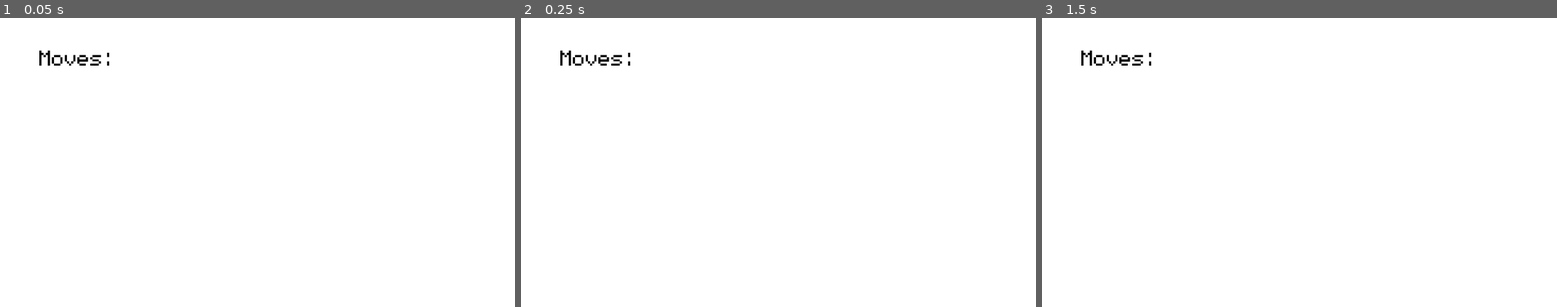
Above: before the commit, frames 1-3 (left to right).
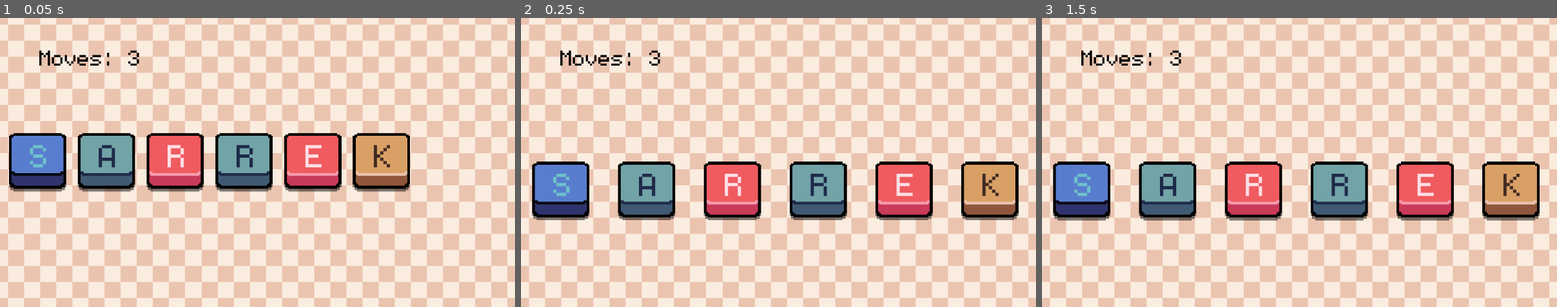
Above: after the commit, the same moments.

Repository: lohchness/Swivle
Game: Godot game, scene res://scenes/Game.tscn
Two runs of this game, one before a commit and one after it. Both use one fixed random seed, a clock stepped at 60 frames per second and the inputs below.
Inputs (mouse positions are in pixels of both pictures, inside the frame that each line leads up to):
- Up to frame 1 (0.05 s): no input
- Up to frame 2 (0.25 s): no input
- Up to frame 3 (1.5 s): tap Enter at 0.5 s; move the mouse to (1412, 148) at 0.52 s; tap Space (Pivot) at 0.6, 1.25, 1.35 s; click (1412, 148) at 0.67 s; move the mouse to (1196, 176) at 1.27 s; click (1196, 176) at 1.42 s

The runs differ from the first frame. In frame 1, 100% of the frame differs, in the area x 0-100%, y 0-100%; in frame 2, 100%; in frame 3, 100%.
Error before the commit: Parse Error: Preload file "res://key.tscn" does not exist. (res://scripts/Game.gd:3)

Commit message:
Theme Overhaul
New sprite texture, background, wiggle on mouse hover

Diff:
--- a/scenes/Game.tscn
+++ b/scenes/Game.tscn
@@ -1,23 +1,28 @@
-[gd_scene load_steps=5 format=3 uid="uid://ccrooakwud30n"]
+[gd_scene load_steps=6 format=3 uid="uid://ccrooakwud30n"]
 
 [ext_resource type="Script" path="res://scripts/Game.gd" id="1_d0sg0"]
 [ext_resource type="PackedScene" uid="uid://dwr7ox45xkroh" path="res://scenes/processor.tscn" id="2_ahnbo"]
+[ext_resource type="Texture2D" uid="uid://dk1kerf8rp1vw" path="res://assets/Background.png" id="2_eqalo"]
 [ext_resource type="PackedScene" uid="uid://c0pf0xo0db3ml" path="res://scenes/hand.tscn" id="3_ep3bm"]
 [ext_resource type="FontFile" uid="uid://cdlnld13sd0o2" path="res://assets/monogram.ttf" id="4_wd400"]
 
 [node name="Game" type="Node2D"]
 script = ExtResource("1_d0sg0")
 
-[node name="Background" type="ColorRect" parent="."]
-offset_right = 1152.0
-offset_bottom = 648.0
-mouse_filter = 1
+[node name="Checkerboard" type="Sprite2D" parent="."]
+texture_filter = 1
+texture_repeat = 2
+position = Vector2(1225, 407)
+scale = Vector2(2.25143, 2.25143)
+texture = ExtResource("2_eqalo")
+region_enabled = true
+region_rect = Rect2(0, 0, 1200, 700)
 
 [node name="WordProcessor" parent="." instance=ExtResource("2_ahnbo")]
 
 [node name="Hand" parent="." instance=ExtResource("3_ep3bm")]
 
-[node name="Label" type="Label" parent="."]
+[node name="MoveCounter" type="Label" parent="."]
 offset_left = 88.0
 offset_top = 56.0
 offset_right = 291.0
--- a/scenes/key.tscn
+++ b/scenes/key.tscn
@@ -1,40 +1,69 @@
-[gd_scene load_steps=5 format=3 uid="uid://inpx7swyy2bd"]
+[gd_scene load_steps=9 format=3 uid="uid://inpx7swyy2bd"]
 
-[ext_resource type="Texture2D" uid="uid://b6q2tfc77g5qi" path="res://assets/key.png" id="1_6ebup"]
 [ext_resource type="Script" path="res://scripts/Key.gd" id="2_oxq1a"]
+[ext_resource type="Texture2D" uid="uid://d3r48w31qn01h" path="res://assets/Key/Border.png" id="3_il7bf"]
 [ext_resource type="FontFile" uid="uid://cdlnld13sd0o2" path="res://assets/monogram.ttf" id="3_oxo1i"]
+[ext_resource type="Texture2D" uid="uid://dpa4tvf541jba" path="res://assets/Key/Top.png" id="4_40fdi"]
+[ext_resource type="Texture2D" uid="uid://6n3smtq2oekm" path="res://assets/Key/Edge.png" id="5_qb2i0"]
+[ext_resource type="Texture2D" uid="uid://bi8ji6hhebacl" path="res://assets/Key/Side.png" id="6_58xjk"]
+[ext_resource type="Texture2D" uid="uid://co2djgpqbta0a" path="res://assets/Key/Shade.png" id="7_gbvy2"]
 
 [sub_resource type="RectangleShape2D" id="RectangleShape2D_trt54"]
 size = Vector2(127.75, 127.25)
 
-[node name="Key" type="Sprite2D"]
+[node name="Key" type="Node2D"]
 texture_filter = 1
-texture = ExtResource("1_6ebup")
-centered = false
 script = ExtResource("2_oxq1a")
 metadata/_edit_vertical_guides_ = [128.0, 64.0]
 metadata/_edit_horizontal_guides_ = [128.0, 64.0]
 
+[node name="Area2D" type="Area2D" parent="."]
+
+[node name="CollisionShape2D" type="CollisionShape2D" parent="Area2D"]
+position = Vector2(64, 64)
+shape = SubResource("RectangleShape2D_trt54")
+
+[node name="keySprites" type="Node2D" parent="."]
+
+[node name="Shade" type="Sprite2D" parent="keySprites"]
+texture_filter = 1
+position = Vector2(64, 64)
+scale = Vector2(3.2, 3.2)
+texture = ExtResource("7_gbvy2")
+
+[node name="Border" type="Sprite2D" parent="keySprites"]
+texture_filter = 1
+position = Vector2(64, 64)
+scale = Vector2(3.2, 3.2)
+texture = ExtResource("3_il7bf")
+
+[node name="Top" type="Sprite2D" parent="keySprites"]
+texture_filter = 1
+position = Vector2(64, 64)
+scale = Vector2(3.2, 3.2)
+texture = ExtResource("4_40fdi")
+
+[node name="Side" type="Sprite2D" parent="keySprites"]
+texture_filter = 1
+position = Vector2(64, 64)
+scale = Vector2(3.2, 3.2)
+texture = ExtResource("6_58xjk")
+
+[node name="Edge" type="Sprite2D" parent="keySprites"]
+texture_filter = 1
+position = Vector2(64, 64)
+scale = Vector2(3.2, 3.2)
+texture = ExtResource("5_qb2i0")
+
 [node name="Letter" type="Label" parent="."]
-anchors_preset = 8
-anchor_left = 0.5
-anchor_top = 0.5
-anchor_right = 0.5
-anchor_bottom = 0.5
-offset_left = -22.0
-offset_top = -59.0
-offset_right = 22.0
-offset_bottom = 34.0
-grow_horizontal = 2
-grow_vertical = 2
+offset_left = 47.0
+offset_top = -3.0
+offset_right = 91.0
+offset_bottom = 90.0
 theme_override_fonts/font = ExtResource("3_oxo1i")
 theme_override_font_sizes/font_size = 116
 
-[node name="Area2D" type="Area2D" parent="."]
-
-[node name="CollisionShape2D" type="CollisionShape2D" parent="Area2D"]
-visible = false
-position = Vector2(64, 64)
-shape = SubResource("RectangleShape2D_trt54")
+[node name="Timer" type="Timer" parent="."]
 
 [connection signal="input_event" from="Area2D" to="." method="_on_area_2d_input_event"]
+[connection signal="mouse_entered" from="Area2D" to="." method="_on_area_2d_mouse_entered"]
--- a/scripts/Game.gd
+++ b/scripts/Game.gd
@@ -1,9 +1,10 @@
 extends Node2D
 
-const KEY = preload("res://key.tscn")
+const KEY = preload("res://scenes/key.tscn")
 var keys : PackedScene
 @onready var hand = $Hand
 @onready var processor = $WordProcessor
+@onready var moveCounter = $MoveCounter
 
 var moves_left = 3
 
@@ -14,11 +15,11 @@
 	hand.set_hand_string(text)
 	hand.check_words.connect(Callable(self, "check_word"))
 	hand.pivoted.connect(Callable(self, "moved"))
-	$Label.text = "Moves: " + str(moves_left)
+	moveCounter.text = "Moves: " + str(moves_left)
 
 func moved():
 	moves_left -= 1
-	$Label.text = "Moves: " + str(moves_left)
+	moveCounter.text = "Moves: " + str(moves_left)
 
 func add_moves(word : String):
 	if len(word) == 6:
@@ -27,7 +28,7 @@
 		moves_left += 2
 	else:
 		moves_left += 1
-	$Label.text = "Moves: " + str(moves_left)
+	moveCounter.text = "Moves: " + str(moves_left)
 
 func check_word(word : String):
 	var result = processor.all.find(word)
--- a/scripts/Hand.gd
+++ b/scripts/Hand.gd
@@ -1,7 +1,7 @@
 extends Node2D
 
 var keys : Array[Key]
-const key = preload("res://key.tscn")
+const key = preload("res://scenes/key.tscn")
 @onready var winsize = get_viewport().size
 var x_offset = 25
 
@@ -11,28 +11,23 @@
 
 var selected_keys = []
 
+const NUM_KEYS = 6
+
 func _ready():
 	# Initialize 6 Keys in Hand
-	for i in range(6):
+	for i in range(NUM_KEYS):
 		var newkey = key.instantiate()
 		add_child(newkey)
 		keys.append(newkey)
 		# Update hand position (look below)
-		newkey.set_base_position(Vector2(x_offset + (i * winsize.x / 6), winsize.y / 2))
+		newkey.set_base_position(Vector2(x_offset + (i * winsize.x / NUM_KEYS), winsize.y / 2))
 		newkey.set_letter(str(i))
 		newkey.set_number(i)
 		newkey.select_signal.connect(Callable(self, "key_select_signal"))
 		newkey.deselect_signal.connect(Callable(self, "key_deselect_signal"))
-		#newkey.is_removed.connect(Callable(self, "remove_key"))
-		#newkey.connect("select_signal", key_select_signal())
-		#newkey.select_signal.connect(key_selected.bind())
+
 
 func _process(delta):
-	# Draw keys on screen
-	#for i in range(len(keys)):
-		#keys[i].position = Vector2(x_offset + (i * winsize.x / 6), winsize.y / 2)
-		#
-
 	if Input.is_action_just_pressed("Pivot"):
 		if can_pivot(selected_keys):
 			pivot(selected_keys[0], selected_keys[1])
@@ -68,24 +63,11 @@
 		keys[i].disappear()
 	#
 	keys = tmpkeys
-
-	#
-	#
 	update_hand_numbers()
 	update_hand_positions()
-
 	print("Length of new keys array: " + str(len(keys)))
 
 	selected_keys = []
-
-
-	#need_new_word.emit()
-
-	pass
-
-#func remove_key(number: int):
-	#print("Removing key at " + str(number))
-	#keys.remove_at(number)
 
 func append_letters(letters : String):
 	for i in letters:
@@ -100,25 +82,23 @@
 	update_hand_numbers()
 	update_hand_positions()
 
-
 # Invalid word
 func invalid_word():
 	print("Invalid word! Try again")
-
+	for i in selected_keys:
+		keys[i].wiggle()
 
 func key_select_signal(number : int):
-	print("Selected number " + str(number))
+	#print("Selected number " + str(number))
 	selected_keys.append(number)
 	pass
 
 func key_deselect_signal(number : int):
-	print("Deselected number " + str(number))
+	#print("Deselected number " + str(number))
 	selected_keys.erase(number)
 	pass
 
 func set_hand_string(word : String):
-	#assert(len(word) == 6)
-	#assert(len(keys) == 6)
 	for i in range(len(word)):
 		keys[i].set_letter(word[i])
 
@@ -126,29 +106,24 @@
 	var str = ""
 	for i in keys:
 		str += i.get_letter()
-	#assert(len(str) == 6)
 	return str
 
 func get_hand_string(from : int, to : int) -> String:
-	print("Getting hand from indexes: " + str(from) + " to " + str(to))
-	print("Keys has length " + str(len(keys)))
-
 	var str = ""
 	for i in range(from, to + 1):
 		str += keys[i].get_letter()
 	return str
 
 func pivot(start : int, end : int): # Indexes of keys. Start < End. Is 0-indexed.
-
 	pivoted.emit()
-
 	var tmp1 = max(start, end)
 	var tmp2 = min(start, end)
 	start = tmp2
 	end = tmp1
-	print("Pivoting " + str(start) + " to " + str(end))
-	print("Keys has length " + str(len(keys)))
+	#print("Pivoting " + str(start) + " to " + str(end))
+	#print("Keys has length " + str(len(keys)))
 	assert(len(keys) > end)
+
 	# Basic swap
 	while (end - start > 0):
 		var tmp = keys[start]
@@ -160,13 +135,11 @@
 	update_hand_numbers()
 
 func update_hand_positions():
-	#for i in range(6):
 	for i in range(len(keys)):
-		print(i)
-		keys[i].set_base_position(Vector2(x_offset + (i * winsize.x / 6), winsize.y / 2))
+		#print(i)
+		keys[i].set_base_position(Vector2(x_offset + (i * winsize.x / NUM_KEYS), winsize.y / 2))
 
 func update_hand_numbers():
-	#for i in range(6):
 	for i in range(len(keys)):
 		keys[i].number = i
 
--- a/scripts/Key.gd
+++ b/scripts/Key.gd
@@ -9,29 +9,65 @@
 signal deselect_signal(number : int)
 signal is_removed(number : int)
 
+const TOP = 0
+const EDGE = 1
+const SIDE = 2
+const FONT = 3
+var colors = [
+	# top color,      edge color,      side color,      font color
+	[Color("d9a066"), Color("ebc4af"), Color("8f563b"), Color("402b21")],
+	[Color("ef5b5f"), Color("f69baf"), Color("ca3a59"), Color("ffdee5")],
+	[Color("8fde5e"), Color("c6fe56"), Color("5bb84c"), Color("edecf2")],
+	[Color("597dce"), Color("080912"), Color("30346d"), Color("6dc2ca")],
+	[Color("f3792c"), Color("fabe54"), Color("b0362d"), Color("faebc8")],
+	[Color("72a3a7"), Color("1e2a4a"), Color("405a73"), Color("1e2a4a")]
+]
+var shade_color = Color("000000", .5) # Grayscale with alpha value 133
+
+var max_tilt : float = 0.15
+var curr_tilt : float = 0
+
 var number : int = 0
 var selected = false
 const SELECTED_PIXELS = 50 # amount of pixels to be raised when selected
 
 var target_opacity : int
-
 var base_position
+var shade_base_position
 
 func _ready():
 	base_position = position
+	shade_base_position = $keySprites/Shade.position
 	target_opacity = modulate.a8
+
+	# Choose a colour
+	var color = colors.pick_random()
+	$keySprites/Top.modulate = color[TOP]
+	$keySprites/Edge.modulate = color[EDGE]
+	$keySprites/Side.modulate = color[SIDE]
+	$keySprites/Shade.modulate = shade_color
+	letter.set("theme_override_colors/font_color", color[FONT])
+
 	pass
 
 func _physics_process(delta):
 	if selected:
 		position = lerp(position, base_position - Vector2(0, SELECTED_PIXELS), 25 * delta)
+		# hacky fix, whatever
+		$keySprites/Shade.position = lerp($keySprites/Shade.position, shade_base_position + Vector2(0, 20), 25 * delta)
 	else:
 		position = lerp(position, base_position, 25 * delta)
+		$keySprites/Shade.position = lerp($keySprites/Shade.position, shade_base_position, 25 * delta)
 
+	# Hover on mouse wiggle
+	for i : Sprite2D in $keySprites.get_children():
+		i.rotation = curr_tilt
+	$Letter.rotation = curr_tilt
+	curr_tilt /= 2
+
+	# Disappear on submit
 	modulate.a8 = lerp(modulate.a8, target_opacity, 25 * delta)
 	if (modulate.a8 == 0):
-		#print("here")
-		#is_removed.emit(number)
 		queue_free()
 
 func _on_area_2d_input_event(viewport, event, shape_idx):
@@ -45,7 +81,6 @@
 	base_position = p
 
 func on_click():
-	#print("Clicked on " + get_letter())
 	if !selected:
 		select()
 	else:
@@ -75,9 +110,15 @@
 	return number
 
 func disappear():
-	#modulate.a = lerp(modulate.a, 0, 25)
-	#queue_free()
-	#modulate.a8 = 50
-	#modulate.a = 50
 	target_opacity = 0
 	pass
+
+func _on_area_2d_mouse_entered():
+	wiggle()
+
+func wiggle():
+	curr_tilt = max_tilt
+	#if get_local_mouse_position().x > $keySprites.position.x:
+		#curr_tilt = max_tilt
+	#else:
+		#curr_tilt = -max_tilt
--- a/scripts/Processor.gd
+++ b/scripts/Processor.gd
@@ -6,6 +6,8 @@
 var fours : Array
 var fives : Array
 var sixes : Array
+
+const NUM_KEYS = 6
 
 func _ready():
 	load_file()
@@ -35,7 +37,7 @@
 
 func get_next_string(letters):
 	print("-----------------------")
-	var remaining_letters = 6 - len(letters)
+	var remaining_letters = NUM_KEYS - len(letters)
 	var chosen : String = ""
 	var another : String = ""
 
@@ -71,7 +73,7 @@
 
 	chosen = shuffle_string(chosen)
 	print_debug(letters + chosen + rest_str)
-	assert(len(letters + chosen + rest_str) == 6)
+	assert(len(letters + chosen + rest_str) == NUM_KEYS)
 
 	return chosen + rest_str
 
Binary file added: assets/Background.png
Not shown, added: assets/Background.png.import
Binary file added: assets/Key/Border.png
Not shown, added: assets/Key/Border.png.import
Binary file added: assets/Key/Edge.png
Not shown, added: assets/Key/Edge.png.import
Binary file added: assets/Key/Shade.png
Not shown, added: assets/Key/Shade.png.import
Binary file added: assets/Key/Side.png
Not shown, added: assets/Key/Side.png.import
Binary file added: assets/Key/Top.png
Not shown, added: assets/Key/Top.png.import
(and 2 more such lines)
